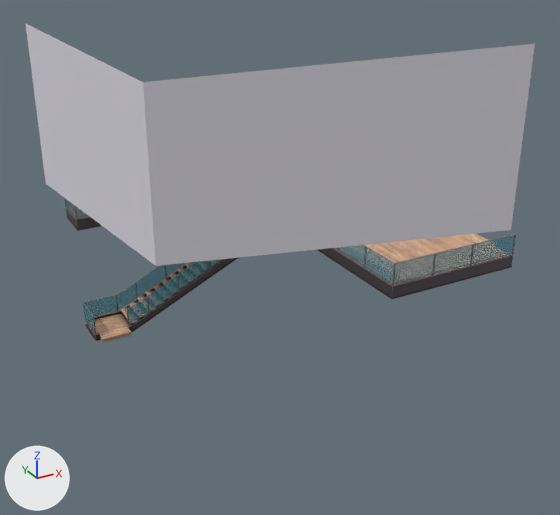
A saved change to the glTF model CommunityVenue/models/TeachingCommunityWelcomeZoneInterior.glb.
One viewpoint serves both versions: a 50 mm lens placed at (-7.9, -24.6, 23.0), pointed at (10.9, 9.7, 5.8). The lights are fixed; the arrows at lower left show +X, +Y and +Z. Objects named as collision shapes, trigger or cutter boxes, shadow casters or lower levels of detail are left out. Where no turn or scale is listed for an object, it has been applied to the vertices.

Objects in the first picture: 'TCV_WelcomeZoneFirstFloor', 'TCV_WelcomeZoneInnerWall', 'TCV_WelcomeZoneStairGlass', 'TCV_WelcomeZoneStairRailing', 'TCV_WelcomeZoneStairSupports', 'TCV_WelcomeZoneStairs'.
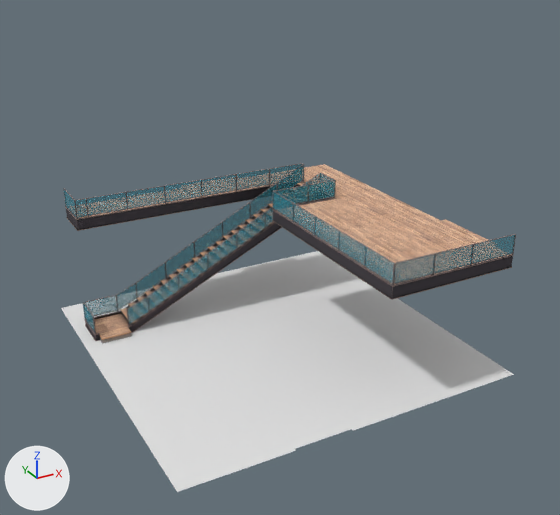
Boxes [x1, y1, x2, y2] around the edits, measured in the pictures (560 x 515 px):
'TCV_WelcomeZoneInnerWall', deleted: before [25, 23, 535, 266]
'TCV_WelcomeZoneFloor', added: after [61, 251, 514, 492]
'TCV_WelcomeZoneFirstFloor', unchanged, uncovered by the edit: before [80, 216, 508, 285]; after [80, 164, 508, 285]

What the commit changed:
Material 'lambert1' (mat_lambert1) is new.
Its base color is (0.776, 0.776, 0.776) (light grey #e4e4e4).
Its roughness is 1.0.
Mesh me_mesh_182 is new.
It has 24 vertices, 28 faces and spans x 1.1..20.9, y 1.2..21.1, z 0.0.
It uses material mat_lambert1 (light grey #e4e4e4).
Object 'TCV_WelcomeZoneInnerWall' (ob_tcv_welcomezoneinnerwall) is deleted.
Object 'TCV_WelcomeZoneFloor' (ob_tcv_welcomezonefloor) is new; it shows me_mesh_182.
Its location is (0.0, 0.0, 0.0).
